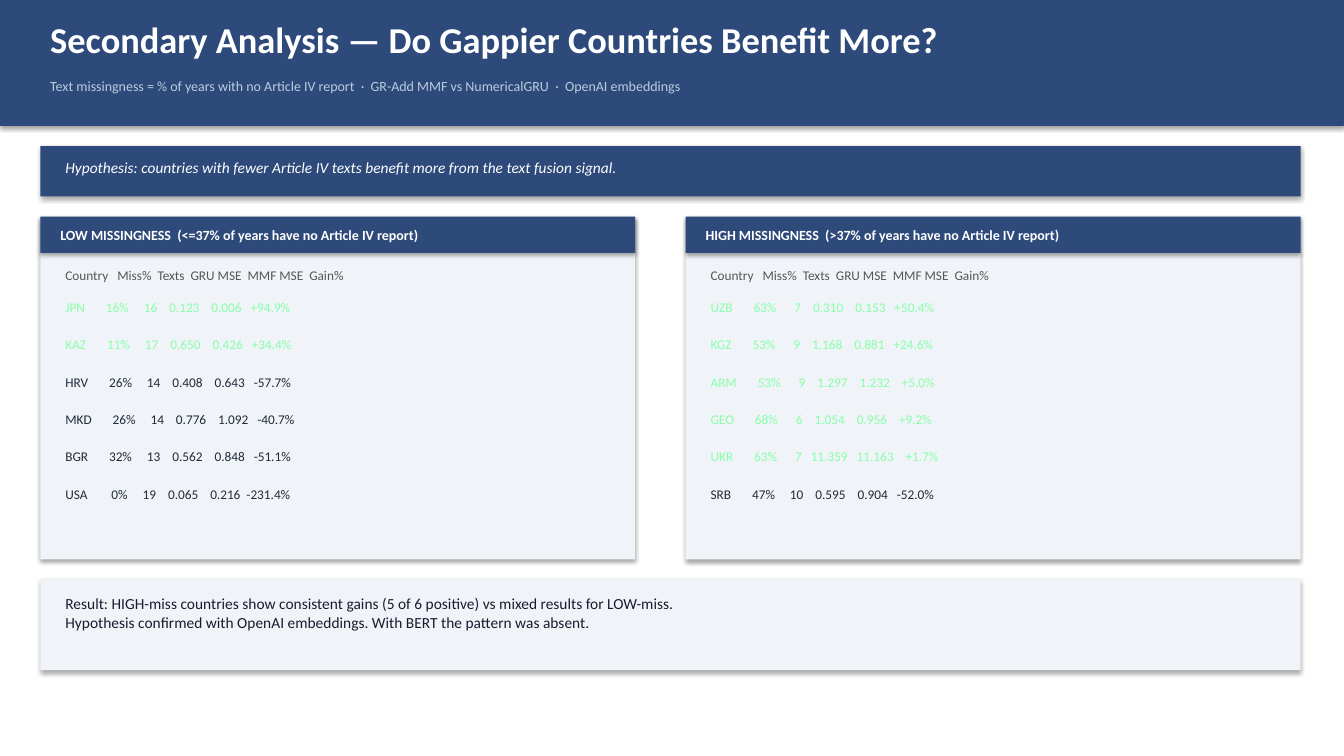
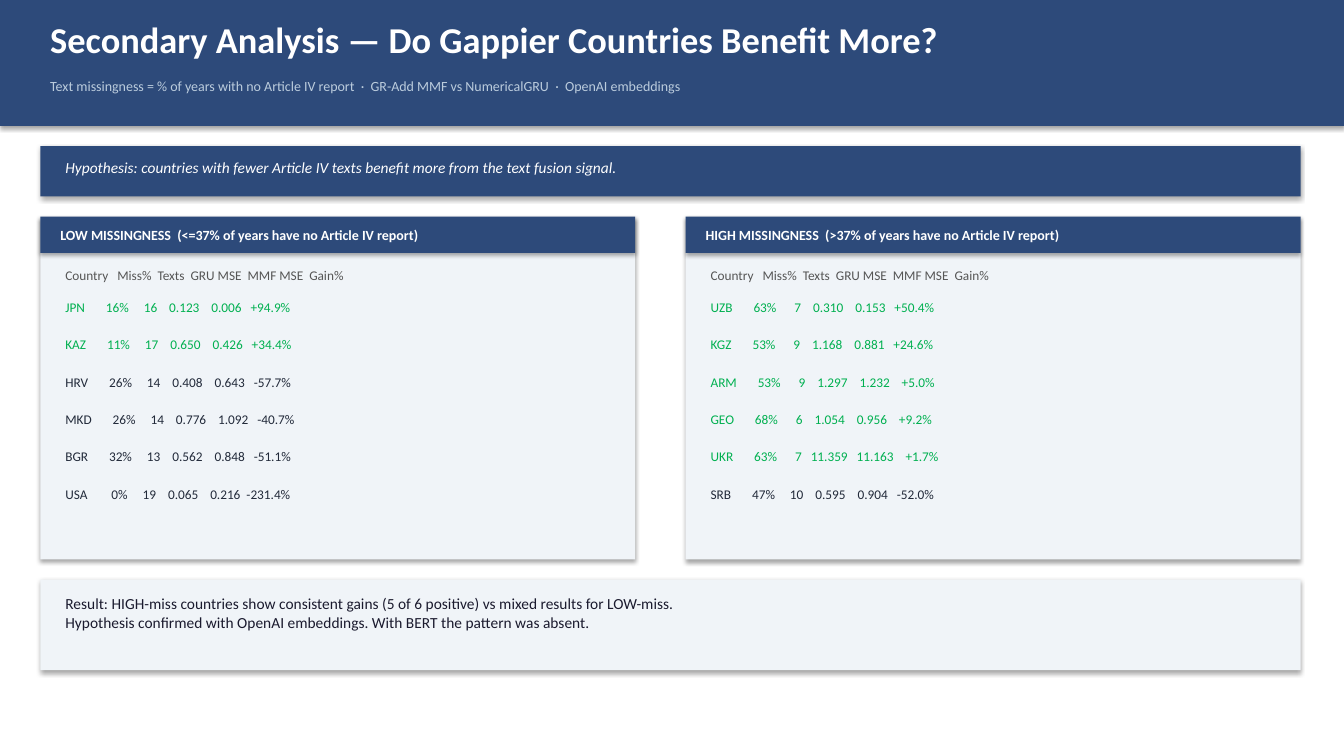
Before and after one commit to Akamemz/macro_forecasting, a slide deck: slide 7 of research/ppt/progress_week2.pptx. Drawn at 1344x756 pixels with LibreOffice and Linux fonts; fonts in the diff are those of the drawing. Boxes give left, top, right and bottom in pixels: in the first picture for what was removed or moved away, otherwise in the second. Text is boxed around its words. In the diff, an @@ line names an element or a change of style, - is before the commit and + after.

```diff
--- a/research/ppt/progress_week2.pptx
+++ b/research/ppt/progress_week2.pptx
@@ text added at (65,303,291,312), 9.5 pt, text #00B050 @@
+JPN 16% 16 0.123 0.006 +94.9%
@@ text added at (711,303,934,312), 9.5 pt, text #00B050 @@
+UZB 63% 7 0.310 0.153 +50.4%
@@ text added at (65,340,292,349), 9.5 pt, text #00B050 @@
+KAZ 11% 17 0.650 0.426 +34.4%
@@ text added at (711,340,933,349), 9.5 pt, text #00B050 @@
+KGZ 53% 9 1.168 0.881 +24.6%
@@ text added at (711,378,935,387), 9.5 pt, text #00B050 @@
+ARM 53% 9 1.297 1.232 +5.0%
@@ text added at (711,415,932,424), 9.5 pt, text #00B050 @@
+GEO 68% 6 1.054 0.956 +9.2%
@@ text added at (711,452,939,461), 9.5 pt, text #00B050 @@
+UKR 63% 7 11.359 11.163 +1.7%
```
Also in this commit, not shown: 3 other slides changed.
